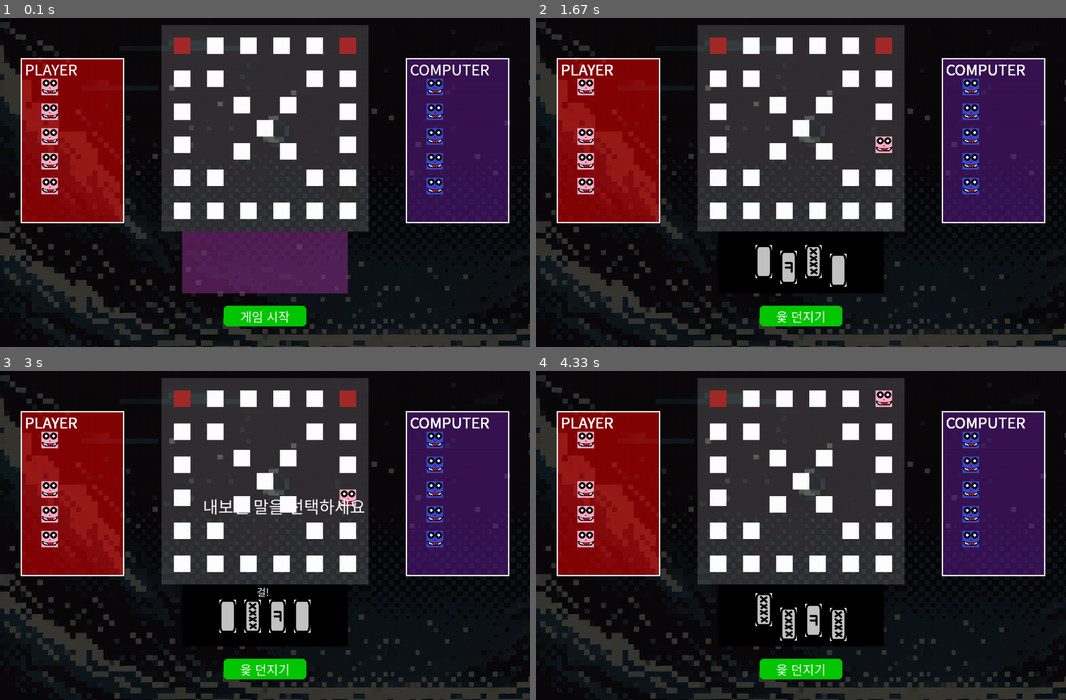
Above: before the commit, frames 1-4 (two rows, left to right).
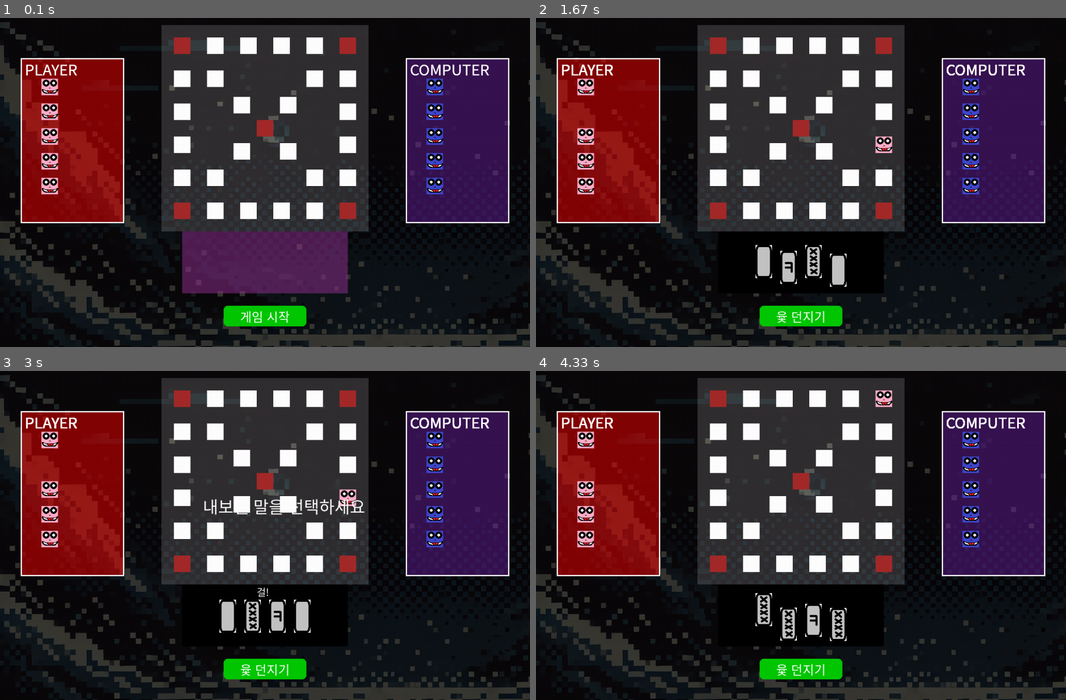
Above: after the commit, the same moments.

Repository: Owl-jun/iot-python-2025
Game: pygame game, started from TOYPROJECT/py96_Yutnori.py
The game is run twice, just before and just after one commit, with the same random seed, the same clock (stepped at 60 frames per second) and the same inputs.
Inputs (mouse positions are in pixels of both pictures, inside the frame that each line leads up to):
- Up to frame 1 (0.1 s): no input
- Up to frame 2 (1.67 s): click "게임 시작" at 0.38 s; click "윷 던지기" at 0.72 s; press the mouse at (583, 110) at 1.03 s; move the mouse to (795, 208) at 1.13 s; release the mouse at (1002, 307) at 1.27 s; press the mouse at (801, 317) at 1.37 s; move the mouse to (869, 185) at 1.47 s; release the mouse at (938, 57) at 1.6 s
- Up to frame 3 (3 s): click "윷 던지기" at 2.72 s
- Up to frame 4 (4.33 s): press the mouse at (885, 496) at 3.03 s; move the mouse to (758, 479) at 3.13 s; release the mouse at (631, 463) at 3.27 s; click (848, 397) at 3.38 s; press the mouse at (801, 670) at 3.7 s; move the mouse to (721, 542) at 3.8 s; release the mouse at (642, 417) at 3.93 s

The runs differ from the first frame. In frame 1, 0.5% of the frame differs, in the area x 32-68%, y 30-62%; in frame 2, 0.5%; in frame 3, 0.5%; in frame 4, 0.5%.

Commit message:
Update py96_Yutnori.py

Diff:
--- a/TOYPROJECT/py96_Yutnori.py
+++ b/TOYPROJECT/py96_Yutnori.py
@@ -95,7 +95,7 @@
         self.bg_image.set_alpha(60)
         self.create_steps()
 
-        self.main_route = {i: i + 1 for i in range(14)}
+        self.main_route = {i: i + 1 for i in range(30)}
         self.main_route[0] = 1
         self.main_route[1] = 2
         self.main_route[2] = 3
@@ -110,12 +110,12 @@
         self.main_route[11] = 12
         self.main_route[12] = 13
         self.main_route[13] = 14
-        self.main_route[14] = 15  # 14 → 15 정상 연결
-        self.main_route[15] = 16  # 15 → 16로 연결 (분기 루트와 연결됨)
+        self.main_route[14] = 15
+        self.main_route[15] = 16
         self.main_route[16] = 17
         self.main_route[17] = 18
         self.main_route[18] = 19
-        self.main_route[19] = -2
+        self.main_route[19] = 30
         self.main_route[20] = 21
         self.main_route[21] = 22
         self.main_route[22] = 24    # 우상단에서 내려오는 가운데 점
@@ -125,15 +125,15 @@
         self.main_route[26] = 27
         self.main_route[27] = 23
         self.main_route[28] = 29
-        self.main_route[29] = -2
+        self.main_route[29] = 30
+        self.main_route[30] = -2
+
         # 분기 루트 매핑 (분기 선택 시 사용)
-        # 예시: index 5에서 분기 선택(20)을 한 경우
         self.branch_routes = {
             6: {6: 7, 7: 8, 8: 9, 9: 10, 10: 11, 11: 12, 12: 13, 13: 14, 14: 15},
             11: {11: 12, 12: 13, 13: 14, 14: 15},
-            20: {20: 21, 21: 22, 22: 24, 24: 25, 25: 15},  # 분기: 20 → 21 → 22 → 23 → 24 → 15
-            26: {26: 27, 27: 23, 23: 28, 28: 29, 29: -2},  # 분기: 25 → 26 → 27 → 28 -> 29
-            24: {24: 25, 25: 15}
+            20: {20: 21, 21: 22, 22: 24, 24: 25, 25: 15},
+            26: {26: 27, 27: 23, 23: 28, 28: 29, 29: 30},
         }
 
     def create_steps(self):
@@ -147,7 +147,7 @@
             (0,2), (0,3), (0,4), (0,5), (1,5), (2,5),
             (3,5), (4,5),
             # 대각선 발판 좌표 (인덱스 20~29)
-            (4,1), (3.2,1.8), (2.5,2.5),(2.5,2.5), (1.8,3.2), (1,4), (1,1), (1.8,1.8), (3.2,3.2), (4,4)
+            (4,1), (3.2,1.8), (2.5,2.5),(2.5,2.5), (1.8,3.2), (1,4), (1,1), (1.8,1.8), (3.2,3.2), (4,4) , (5,5)
         ]
         for x, y in self.positions:
             rect = pygame.Rect(start_x + (x * GRID_SIZE), start_y + (y * GRID_SIZE), 40, 40)
@@ -156,6 +156,20 @@
     def calculate_main_move(self, start, steps):
         """ 메인 루트에서 start 위치부터 steps만큼 이동한 후의 위치를 반환 """
         pos = start
+
+        if steps < 0:
+            for _ in range(abs(steps)):
+
+                if pos == 1:
+                    return 30
+
+                prev_pos = {v : k for k, v in self.main_route.items()}
+                if pos in prev_pos:
+                    pos = prev_pos[pos]
+                else:
+                    return -1
+            return pos
+
         for _ in range(steps):
             if pos == -2:
                 return -2
@@ -177,7 +191,7 @@
                 return -2
             next_pos = mapping.get(pos, -2)
 
-            # 🔥 15번에서 메인 루트로 이어지는 문제 수정
+            # 15번에서 메인 루트로 이어지는 문제 수정
             if next_pos == 15 and next_pos not in mapping:
                 next_pos = self.main_route.get(15, -2)  # 메인 루트에서 찾기
 
@@ -185,7 +199,7 @@
         return pos
 
     def draw(self, screen):
-        # 배경 패널 그리기 (원하는 색상이나 이미지로 수정 가능)
+        # 배경 패널 그리기
         pygame.draw.rect(screen, GRAY, self.back_panel)
         # 배경 이미지 그리기
         screen.blit(self.bg_image, (0, 0))
@@ -194,7 +208,9 @@
             # 특별한 스텝은 다른 색상으로 표시 (예시)
             if idx in self.special_steps:
                 color = BROWN
-            else:
+            elif idx == 0 or idx == 15 or idx == 23 or idx == 30:
+                color = BROWN
+            else :
                 color = WHITE
             pygame.draw.rect(screen, color, rect, 0)
 
@@ -226,7 +242,7 @@
 class Pawn:
     def __init__(self, board):
         self.board = board
-        self.p_positions = [-1] * 5  # -1: 필드, -2: 도착
+        self.p_positions = [-1] * 5  # -1: 대기중, -2: 도착
         self.c_positions = [-1] * 5
         self.pawn_images = {
             'player': [load_image('py96_pPawn.png') for _ in range(5)],
@@ -235,14 +251,40 @@
         # 각 말마다 분기 결정(방향) 정보를 기록 (None이면 아직 선택되지 않음)
         self.branch_choices = [None] * 5
 
+    def count_pawns_at_position(self, is_player=True):
+        """ 각 위치에 몇 개의 말이 있는지 계산 """
+        positions = self.p_positions if is_player else self.c_positions
+        count = {}  # {위치: 개수} 형태의 딕셔너리
+
+        for pos in positions:
+            if pos not in count:
+                count[pos] = 0
+            count[pos] += 1  # 해당 위치의 말 개수 증가
+
+        return count
+
+
+    def get_grouped_pawns(self, pos, is_player=True):
+        """ 같은 위치에 있는 말(같은 팀)들의 인덱스를 반환 """
+        positions = self.p_positions if is_player else self.c_positions
+        return [idx for idx, p_pos in enumerate(positions) if p_pos == pos]
+
+
     def draw(self, screen, is_player=True):
         positions = self.p_positions if is_player else self.c_positions
         pawns = self.pawn_images['player'] if is_player else self.pawn_images['computer']
         base_x = 100 if is_player else SCREEN_WIDTH - 250
+        font = pygame.font.SysFont('malgungothic', 24)  # 숫자를 표시할 폰트
+
+        # 🔥 각 위치의 말 개수를 가져오기
+        pawn_counts = self.count_pawns_at_position(is_player)
+
+        # 🔥 말들을 먼저 그림
+        position_map = {}  # {위치: (x, y)} 좌표 저장
         for idx, pos in enumerate(positions):
-            if pos == -1:
+            if pos == -1:  # 필드에 있는 경우
                 x, y = base_x, 150 + idx * 60
-            elif pos == -2:
+            elif pos == -2:  # 도착한 말은 표시 안 함
                 continue
             else:
                 if pos < len(self.board.steps):
@@ -250,20 +292,48 @@
                     x, y = rect.x, rect.y
                 else:
                     continue
+
+            # 🔥 말 이미지 출력
             screen.blit(pawns[idx], (x, y))
+            position_map[pos] = (x, y)  # 해당 위치의 좌표 저장
+
+        # 🔥 같은 위치에 2개 이상 말이 있는 경우, 숫자 표시
+        for pos, count in pawn_counts.items():
+            if count > 1 and pos in position_map and pos != -1:
+                x, y = position_map[pos]  # 해당 위치의 좌표 가져오기
+                text = font.render(str(count), True, (255, 255, 0))  # 노란색 숫자
+                text_rect = text.get_rect(center=(x + 20, y - 10))  # 위치 조정
+                screen.blit(text, text_rect)
 
     def move_pawn(self, idx, result, is_player=True):
         move_dict = {'백도!': -1, '도!': 1, '개!': 2, '걸!': 3, '윷!': 4, '모!': 5}
         move_steps = move_dict.get(result, 0)
 
-        if is_player:
-            positions = self.p_positions
-        else:
-            positions = self.c_positions
+        positions = self.p_positions if is_player else self.c_positions
 
         start_pos = positions[idx]
 
-        # 분기 선택이 되어 있는 경우 해당 branch_routes로 이동
+        if start_pos == -1:
+            new_pos = 0
+            positions[idx] = new_pos + move_steps
+            return new_pos
+
+        # 🔥 함께 이동할 말 찾기
+        grouped_pawns = self.get_grouped_pawns(start_pos, is_player)
+
+        # 🔥 백도 예외 처리 (출발 전에도 적용)
+        if move_steps == -1:
+            if start_pos == -1:
+                new_pos = -1  # 출발 전이라면 그대로 유지
+            else:
+                new_pos = self.board.calculate_main_move(start_pos, -1)
+
+            for i in grouped_pawns:  # 🔥 함께 이동하는 모든 말을 적용
+                positions[i] = new_pos
+            print(f'말{grouped_pawns} 이동: {start_pos} → {new_pos} (백도!)')
+            return new_pos
+
+        # 🔥 분기 선택이 되어 있는 경우 해당 branch_routes로 이동
         if self.branch_choices[idx] is not None:
             base = self.branch_choices[idx]
             effective_steps = move_steps - 1 if move_steps > 0 else move_steps
@@ -276,9 +346,13 @@
             else:
                 new_pos = self.board.calculate_main_move(base, move_steps)
 
-        positions[idx] = new_pos
-        print(f'말[{idx}] 이동: {start_pos} → {new_pos} ({result})')
+        # 🔥 같은 위치의 말들도 함께 이동하도록 적용
+        for i in grouped_pawns:
+            positions[i] = new_pos
+
+        print(f'말{grouped_pawns} 이동: {start_pos} → {new_pos} ({result})')
         return new_pos
+
 
 
 
